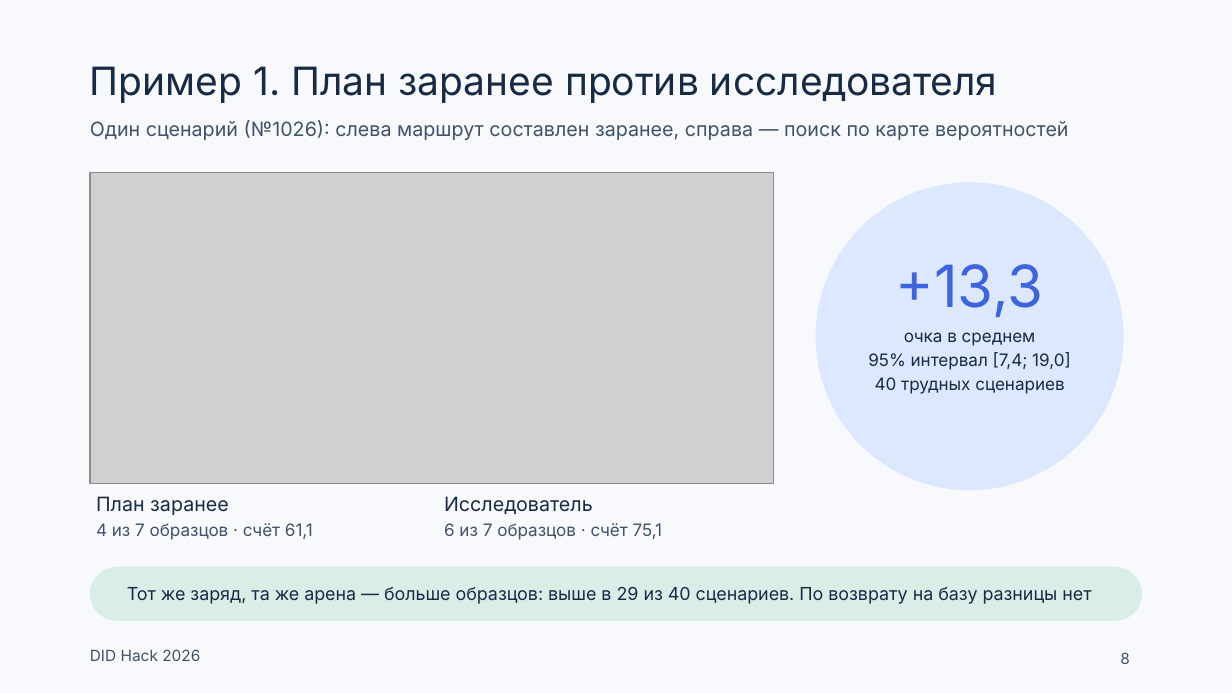
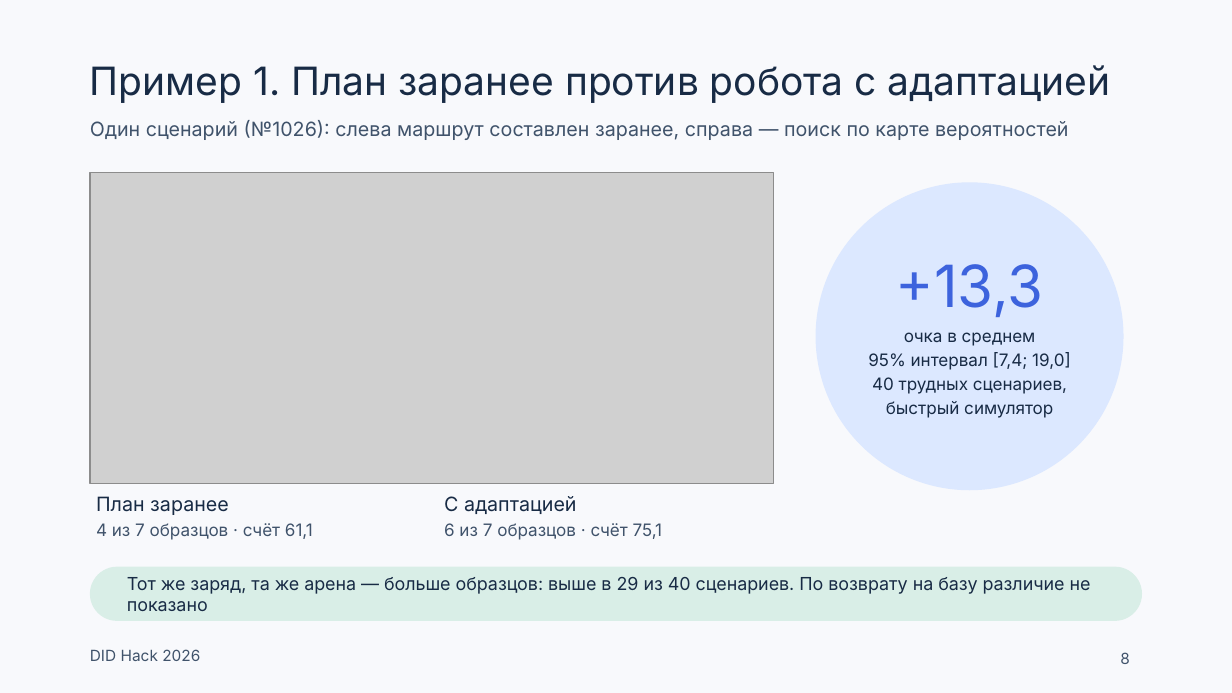
Before and after one commit to Mput13/did-hack, a slide deck: slide 8 of presentation/team/DID_v2.pptx. Drawn at 1232x693 pixels with LibreOffice and Linux fonts; fonts in the diff are those of the drawing; grey boxes stand for pictures. Boxes give left, top, right and bottom in pixels: in the first picture for what was removed or moved away, otherwise in the second. Text is boxed around its words. In the diff, an @@ line names an element or a change of style, - is before the commit and + after.

```diff
--- a/presentation/team/DID_v2.pptx
+++ b/presentation/team/DID_v2.pptx
@@ title at box(90, 65, 1111, 103): text changed @@
-Пример 1. План заранее против исследователя
+Пример 1. План заранее против робота с адаптацией
@@ text at box(872, 377, 1067, 418): text changed @@
-40 трудных сценариев
+40 трудных сценариев,
+быстрый симулятор
@@ text at box(444, 496, 577, 514): text changed @@
-Исследователь
+С адаптацией
@@ text at box(127, 577, 1091, 611): text changed @@
-Тот же заряд, та же арена — больше образцов: выше в 29 из 40 сценариев. По возврату на базу разницы нет
+Тот же заряд, та же арена — больше образцов: выше в 29 из 40 сценариев. По возврату на базу различие не показано
```
Also in this commit, not shown: 14 other slides changed, 19 other files.
